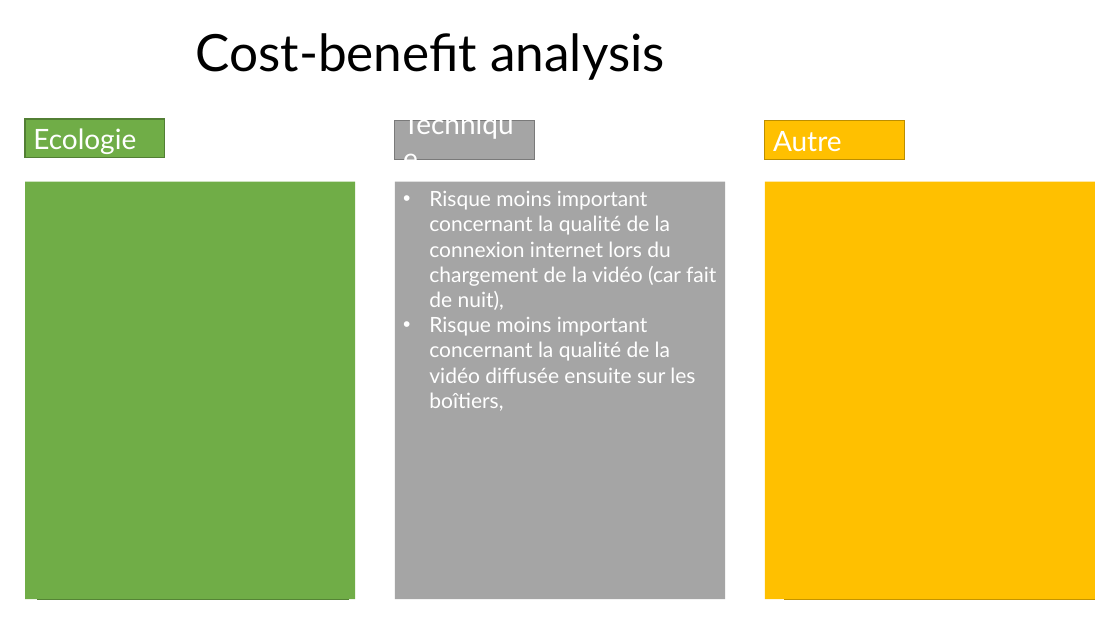
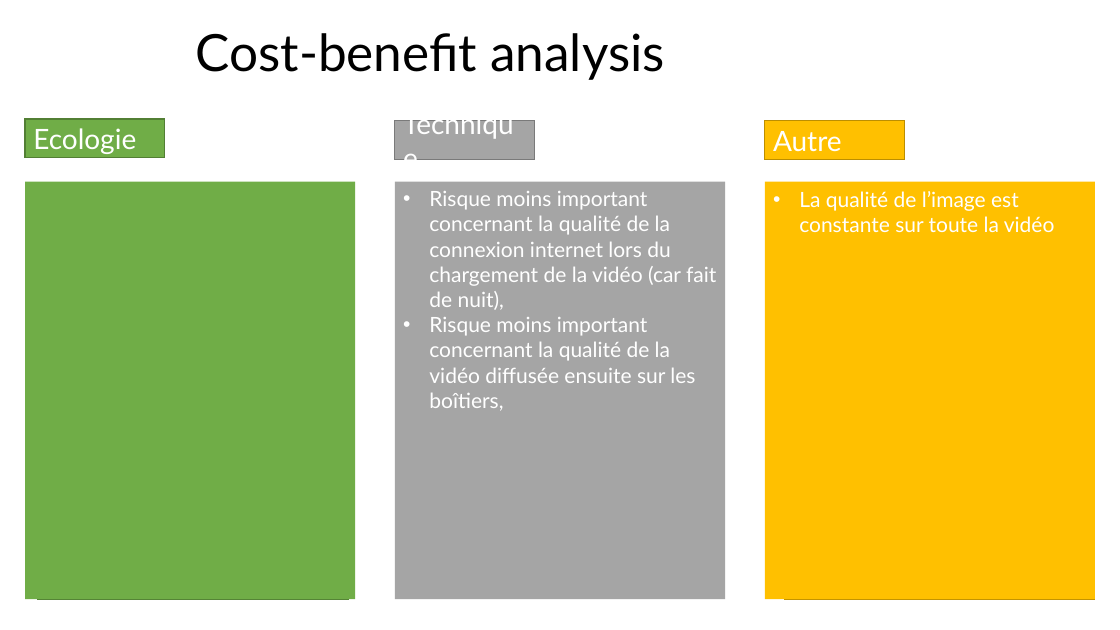
Before and after one commit to OceanStream-X-MiageSorbonne/Boitier, a slide deck: slide 7 of Documentation/Architecture Technique/Architechture-Flux.pptx. Drawn at 1120x630 pixels with LibreOffice and Linux fonts; fonts in the diff are those of the drawing; background and template pictures are left out. Boxes give left, top, right and bottom in pixels: in the first picture for what was removed or moved away, otherwise in the second. Text is boxed around its words. In the diff, an @@ line names an element or a change of style, - is before the commit and + after.

```diff
--- a/Documentation/Architecture Technique/Architechture-Flux.pptx
+++ b/Documentation/Architecture Technique/Architechture-Flux.pptx
@@ text added at box(799, 191, 1055, 232), 18 pt, text #FFFFFF @@
+• La qualité de l’image est constante sur toute la vidéo
```
Also in this commit, not shown: 2 other slides changed, 1 other file.
